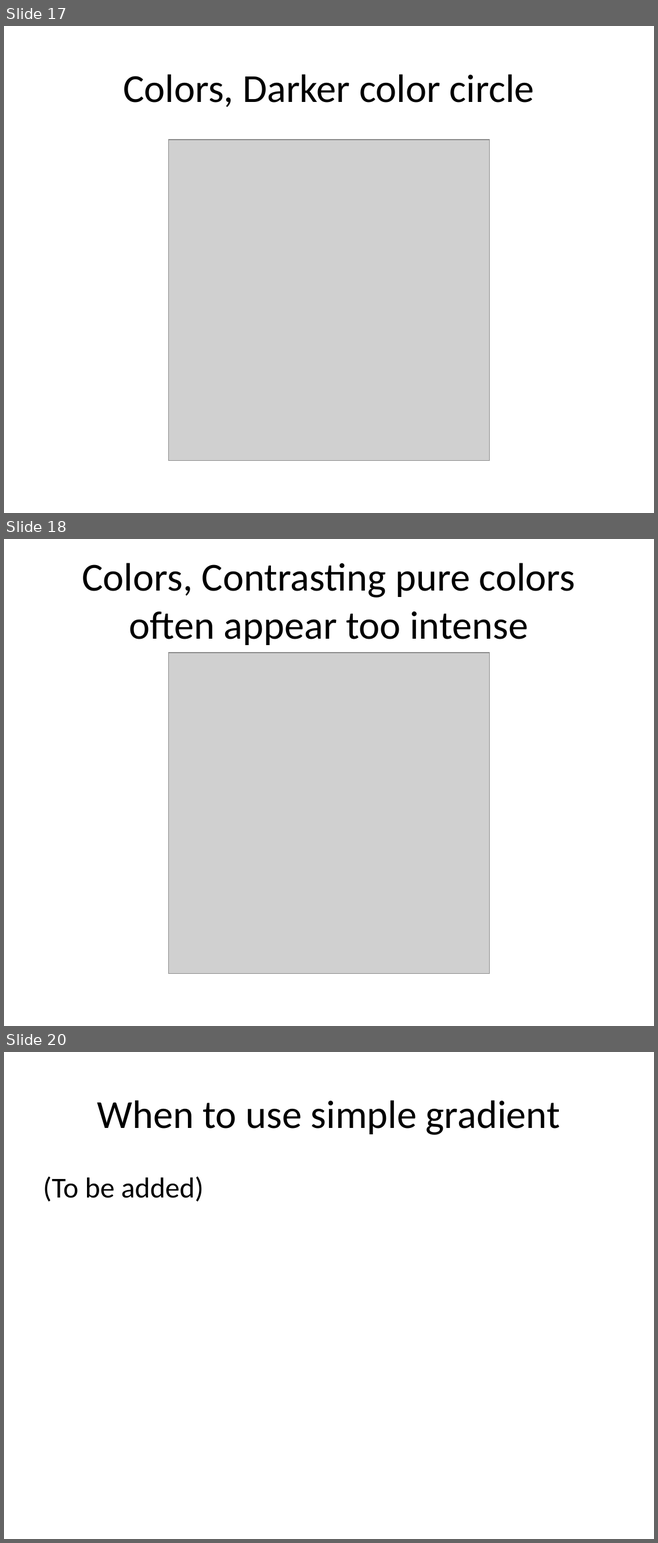
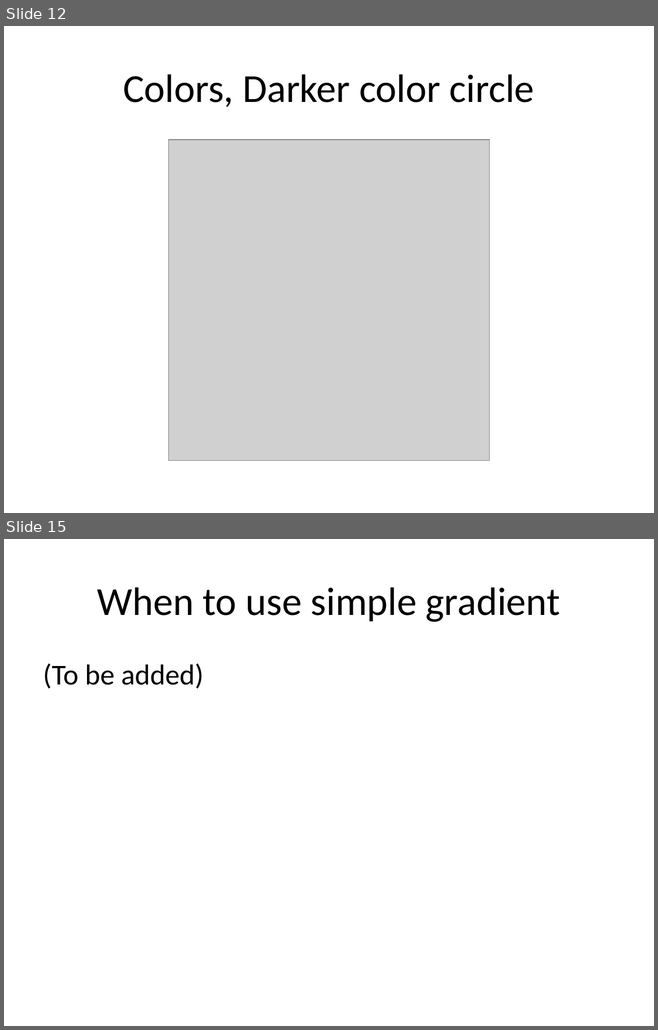
Before and after one commit to pmean/data-visualization, a slide deck: data-viz-02/component/recommendations-colors.pptx. Shown one above the other, each under a label of ours: slides 17, 18 and 20 before the commit, slides 12 and 15 after it; the slides between them are not shown. The pictures are 658x1543 and 658x1030 pixels, drawn with LibreOffice and Linux fonts; fonts in the diff are those of the drawing; grey boxes stand for pictures. Boxes give left, top, right and bottom in pixels: in the first picture for what was removed or moved away, otherwise in the second. Text is boxed around its words. In the diff, an @@ line names an element or a change of style, - is before the commit and + after.

```diff
--- a/data-viz-02/component/recommendations-colors.pptx
+++ b/data-viz-02/component/recommendations-colors.pptx
@@ slide 18 removed at [4,539,654,1026], background #FFFFFF @@
@@ title removed at [82,563,575,645] @@
-Colors, Contrasting pure colors often appear too intense
@@ picture removed at [168,653,489,973] @@
@@ what was slide 17 is now slide 12 @@
@@ what was slide 20 is now slide 15 @@
```
Also in this commit, not shown: 1 slide changed, 4 other slides removed, 15 other files.
